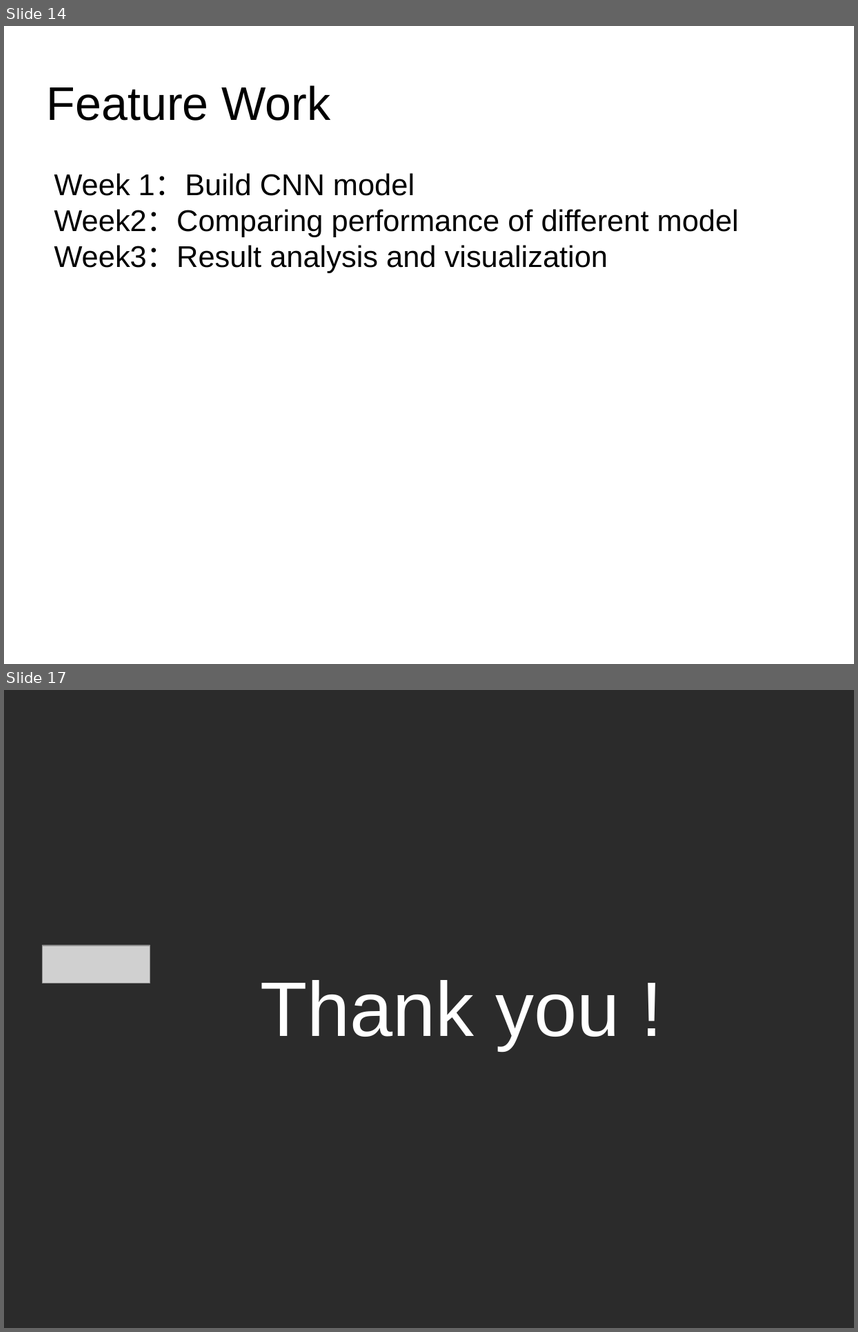
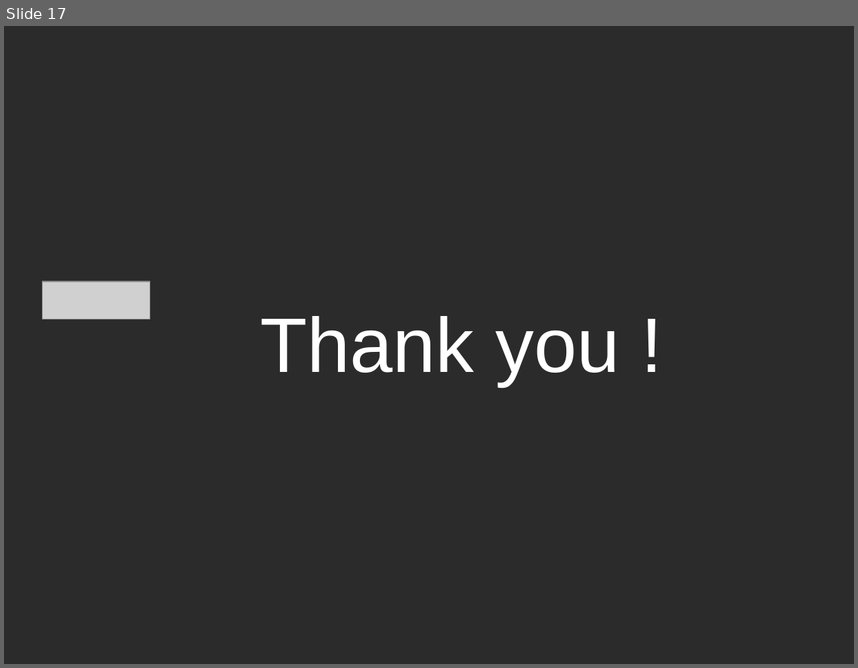
Before and after one commit to jsxcool/DigitRecognize, a slide deck: 695ppt 1.pptx. Shown one above the other, each under a label of ours: slides 14 and 17 before the commit, slide 17 after it; the slides between them are not shown. The pictures are 858x1332 and 858x668 pixels, drawn with LibreOffice and Linux fonts; fonts in the diff are those of the drawing; grey boxes stand for pictures; background and template pictures are left out; a plain dark background stands for a picture behind light text. Boxes give left, top, right and bottom in pixels: in the first picture for what was removed or moved away, otherwise in the second. Text is boxed around its words. In the diff, an @@ line names an element or a change of style, - is before the commit and + after.

```diff
--- a/695ppt 1.pptx
+++ b/695ppt 1.pptx
@@ slide 14 removed at [4, 26, 854, 664], background picture (left out) @@
@@ text removed at [47, 85, 331, 121] @@
-Feature Work
@@ text removed at [54, 173, 739, 273] @@
-Week 1：Build CNN model
-Week2：Comparing performance of different model
-Week3：Result analysis and visualization
```
Also in this commit, not shown: 7 slides changed, 1 slide added.
